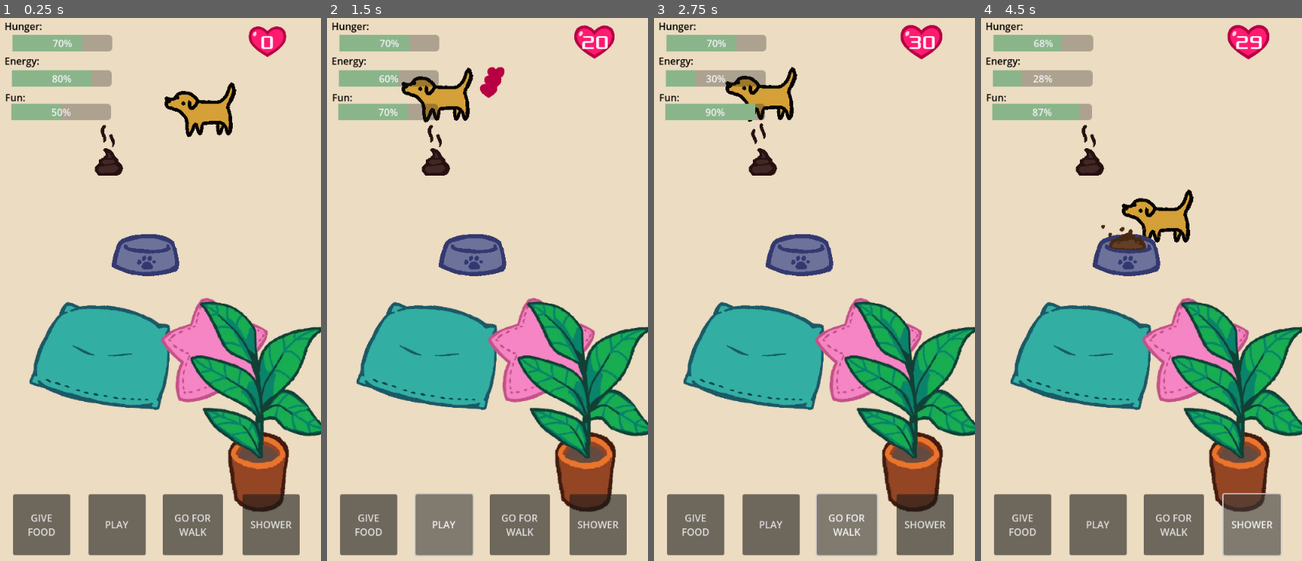
Above: before the commit, frames 1-4 (left to right).
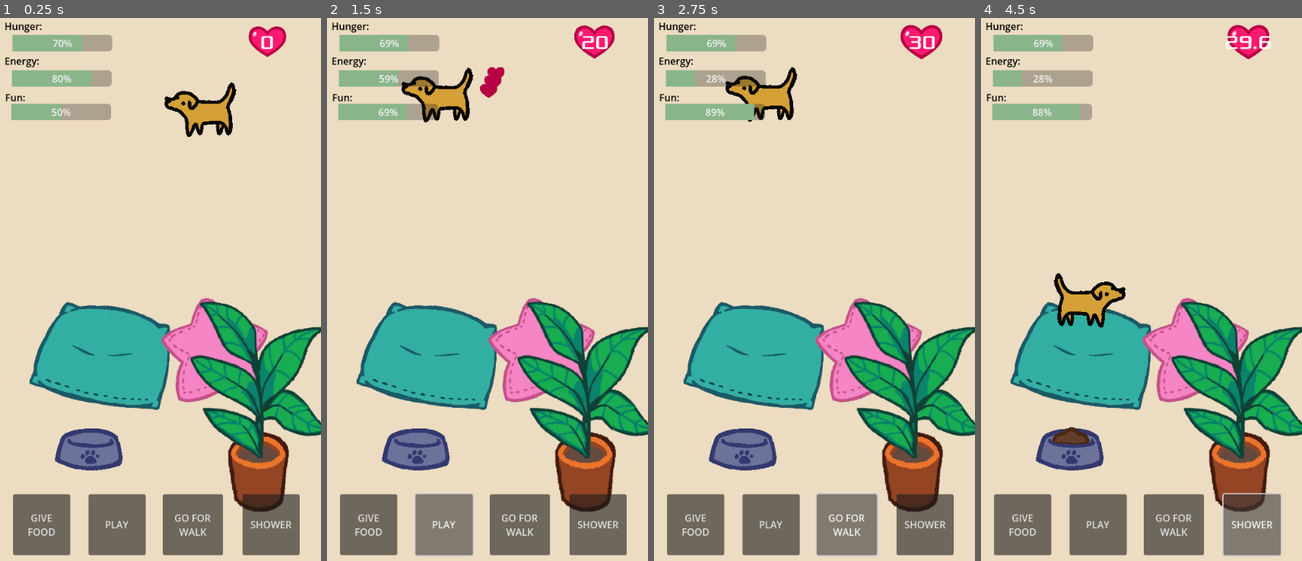
Above: after the commit, the same moments.

Repository: vibekeke/dog-game
Game: Godot game, scene res://home.tscn
The game is run twice, just before and just after one commit, with the same random seed, the same clock (stepped at 60 frames per second) and the same inputs.
Inputs:
- Up to frame 1 (0.25 s): no input
- Up to frame 2 (1.5 s): click "PLAY" at 0.5 s; click "PLAY" at 1.25 s
- Up to frame 3 (2.75 s): click "GO FOR WALK" at 2 s
- Up to frame 4 (4.5 s): click "GO FOR WALK" at 2.75 s; click "GIVE FOOD" at 3.5 s; click "SHOWER" at 4.25 s

The runs differ from the first frame. In frame 1, 3.1% of the frame differs, in the area x 17-56%, y 19-84%; in frame 2, 3.2%; in frame 3, 3.2%; in frame 4, 5.8%, in the area x 17-91%, y 3-84%.

Commit message:
Fixed sleep bug

Diff:
--- a/dog.gd
+++ b/dog.gd
@@ -136,7 +136,7 @@
 		$AnimatedSprite2D.flip_h = false
 		move_enabled = false
 
-''' This function only handles change between states, i.e. going from eating to sleeping.
+''' This function only handles change between states due to stats, i.e. going from eating to sleeping.
 Any changes in stats that result must be handled elsewhere!!'''
 func update_states_and_moods():
 	print("Current state is " + dog_state)
@@ -162,7 +162,7 @@
 
 #STAT MANAGEMENT
 var love_power = 1 #Number between 1 and 3: 1 is a normal amount, 2 is a lot of love, and 3 is super-love.
-var love_decayspeed = 1
+var love_decayspeed = 0.2
 var love_minimum = 25 	#I imagine this stat can be updated so you won't lose all progress :)
 var love_max = 50		#I imagine this stat will be updated so you can provide EVEN MORE LOVE!!
 var love_ismax = false
@@ -170,12 +170,12 @@
 
 var petting_power = 1
 
-var hunger_decayspeed = 2
-var energy_decayspeed = 1
+var hunger_decayspeed = 0.2
+var energy_decayspeed = 0.2
 var sleep_countdown = 0
 var wake_countdown = 0
 
-var fun_decayspeed = 3
+var fun_decayspeed = 0.5
 
 var stress_decayspeed = 1
 
@@ -201,8 +201,11 @@
 		petting_counter -= 1
 
 	#Hunger
-	if hunger > 0:
+	if hunger > 0 and dog_state != "Eating":
 		hunger -= hunger_decayspeed
+		emit_signal("hunger_changed", hunger)
+	if hunger < 110 and dog_state == "Eating":
+		hunger += 5
 		emit_signal("hunger_changed", hunger)
 
 	#Energy
@@ -235,16 +238,6 @@
 		if petting_counter <= 10:
 			love_increase(petting_power)
 
-'''
-func _on_hud_hud_foodbutton_pressed() -> void:
-	if hunger < 130:
-		change_state("Idle")
-		$AnimatedSprite2D.scale = Vector2(1.2, 0.8)
-		hunger += 10
-		need_to_poop += 3
-		love_increase(5) #Should probably be a variable so we can add personality multiplyers :3
-	emit_signal("hunger_changed", hunger)
-'''
 
 func _on_hud_hud_walkbutton_pressed() -> void:
 	if energy > 30:
@@ -281,7 +274,7 @@
 		need_to_poop += 1
 
 #States and moods
-#Conditions for stats and moods
+#Conditions for stats and moos
 
 func _on_food_bowl_filled(position) -> void:
 	if hunger < 100 and dog_state == "Idle":
@@ -293,3 +286,8 @@
 	print("Started eating!")
 	change_state("Eating")
 	emit_signal("started_eating")
+
+
+func _on_food_bowl_emptied() -> void:
+	if dog_state == "Eating":
+		change_state("Idle") #Noe galt skjer med hunden her.
--- a/dog.tscn
+++ b/dog.tscn
@@ -54,7 +54,6 @@
 autostart = true
 
 [node name="StatsTimer" type="Timer" parent="."]
-wait_time = 3.0
 autostart = true
 
 [node name="IdleTimer" type="Timer" parent="."]
--- a/foodbowl.gd
+++ b/foodbowl.gd
@@ -10,7 +10,6 @@
 func _ready() -> void:
 	update_bowl_level()
 	$BowlSprite2D.play()
-	depletionTimer.wait_time = 1
 
 
 func update_bowl_level():
@@ -21,9 +20,16 @@
 	if bowl_fullness > 5 and bowl_fullness <= 10:
 		$BowlSprite2D.animation = "full"
 
+func update_eating_animation():
+	if bowl_fullness == 0:
+		$BowlSprite2D.animation = "empty"
+	if bowl_fullness in range(0, 5):
+		$BowlSprite2D.animation = "half_animated"
+	if bowl_fullness in range(5, 11):
+		$BowlSprite2D.animation = "full_animated"
+
 func _on_hud_hud_foodbutton_pressed() -> void:
 	bowl_fullness = 10
-	print(bowl_fullness)
 	update_bowl_level()
 	var anchor_position = $BowlAnchorA.global_position
 	emit_signal("filled", anchor_position)
@@ -34,13 +40,6 @@
 	update_eating_animation()
 	depletionTimer.start()
 
-func update_eating_animation():
-	if bowl_fullness == 0:
-		$BowlSprite2D.animation = "empty"
-	if bowl_fullness in range(0, 5):
-		$BowlSprite2D.animation = "half_animated"
-	if bowl_fullness in range(5, 11):
-		$BowlSprite2D.animation = "full_animated"
 
 func _on_depletion_timer_timeout() -> void:
 	if bowl_fullness > 0:
@@ -50,5 +49,6 @@
 	else:
 		emit_signal("emptied")
 		update_bowl_level()
+		depletionTimer.stop()
 
 	print(bowl_fullness)
--- a/foodbowl.tscn
+++ b/foodbowl.tscn
@@ -107,6 +107,7 @@
 shape = SubResource("CapsuleShape2D_ojlsj")
 
 [node name="DepletionTimer" type="Timer" parent="."]
+wait_time = 0.5
 
 [connection signal="area_entered" from="Area2D" to="." method="_on_area_2d_area_entered"]
 [connection signal="timeout" from="DepletionTimer" to="." method="_on_depletion_timer_timeout"]
--- a/home.tscn
+++ b/home.tscn
@@ -6,7 +6,6 @@
 [ext_resource type="PackedScene" uid="uid://cvuofhgxo0twx" path="res://dog.tscn" id="5_6eess"]
 [ext_resource type="PackedScene" uid="uid://bt4if4tr3t2bk" path="res://HUD/hud.tscn" id="5_q31hy"]
 [ext_resource type="PackedScene" uid="uid://ce8oq68vjabh0" path="res://Effects/effects_layer.tscn" id="6_v8hit"]
-[ext_resource type="PackedScene" uid="uid://4c1i4d60uvic" path="res://poop.tscn" id="7_k87bd"]
 [ext_resource type="PackedScene" uid="uid://7ud6e3sa7p5r" path="res://foodbowl.tscn" id="8_s1el2"]
 
 [node name="Home" type="Node2D"]
@@ -32,11 +31,8 @@
 
 [node name="EffectsLayer" parent="." instance=ExtResource("6_v8hit")]
 
-[node name="Poop" parent="." instance=ExtResource("7_k87bd")]
-position = Vector2(190, 295)
-
 [node name="FoodBowl" parent="." instance=ExtResource("8_s1el2")]
-position = Vector2(254, 464)
+position = Vector2(161, 783)
 
 [connection signal="energy_changed" from="Dog" to="HUD" method="_on_dog_energy_changed"]
 [connection signal="fun_changed" from="Dog" to="HUD" method="_on_dog_fun_changed"]
@@ -49,4 +45,5 @@
 [connection signal="HUD_foodbutton_pressed" from="HUD" to="FoodBowl" method="_on_hud_hud_foodbutton_pressed"]
 [connection signal="HUD_playbutton_pressed" from="HUD" to="Dog" method="_on_hud_hud_playbutton_pressed"]
 [connection signal="HUD_walkbutton_pressed" from="HUD" to="Dog" method="_on_hud_hud_walkbutton_pressed"]
+[connection signal="emptied" from="FoodBowl" to="Dog" method="_on_food_bowl_emptied"]
 [connection signal="filled" from="FoodBowl" to="Dog" method="_on_food_bowl_filled"]
Not shown: 1 places in home.tscn that only renumber resources
